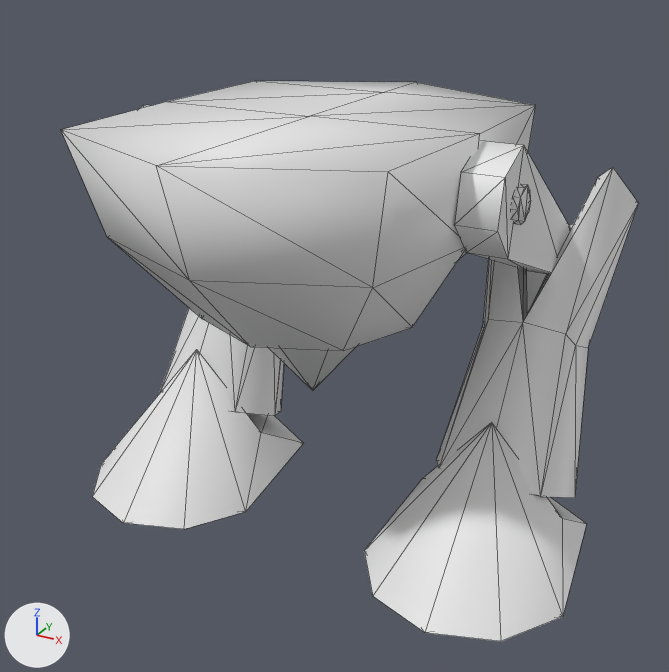
The Blender file Blender/TechnoEmperor.blend as it was, and as the next commit left it.
Camera for both pictures: a 50 mm camera at (13.2, -22.6, 18.2) aimed at (0.6, 0.4, 6.7). Arrows for +X, +Y and +Z are at lower left; the lights stay in place. Mesh edges are drawn as thin lines.

Objects in the first picture: 'meshTechnoMech'.
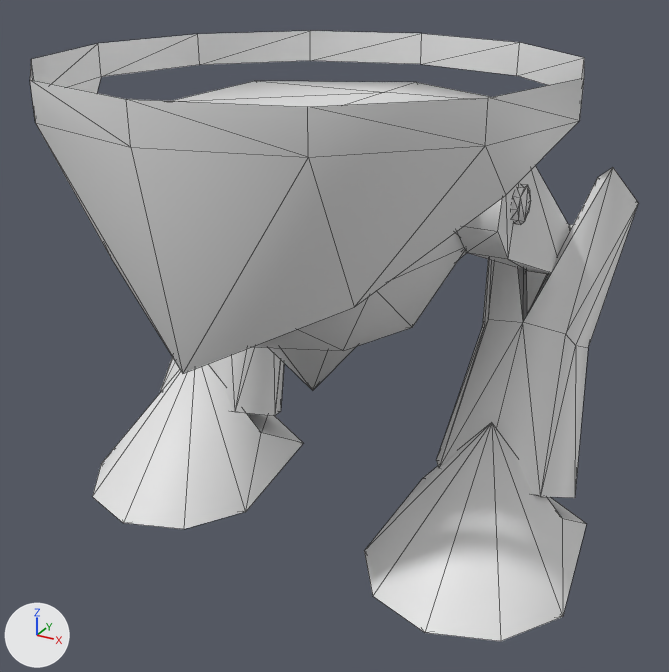
Patch to the scene script:
```diff
--- a/Blender/TechnoEmperor.blend.py
+++ b/Blender/TechnoEmperor.blend.py
@@ me_circle_001 @@
+me_circle_001.from_pydata(...)  # 29 vertices, 34 faces; spans x -7.5..7.5, y -7.5..7.5, z 8.1..14.9
@@ ob_meshcockpit @@
+ob_meshcockpit = bpy.data.objects.new('meshCockpit', me_circle_001)
+ob_meshcockpit.location = (0.0, 0.0, 0.0)
```

Where the change shows, as pixel boxes (x1, y1, x2, y2) in the pictures (669 x 672 px):
'meshCockpit', added: after (30, 31, 584, 373)
